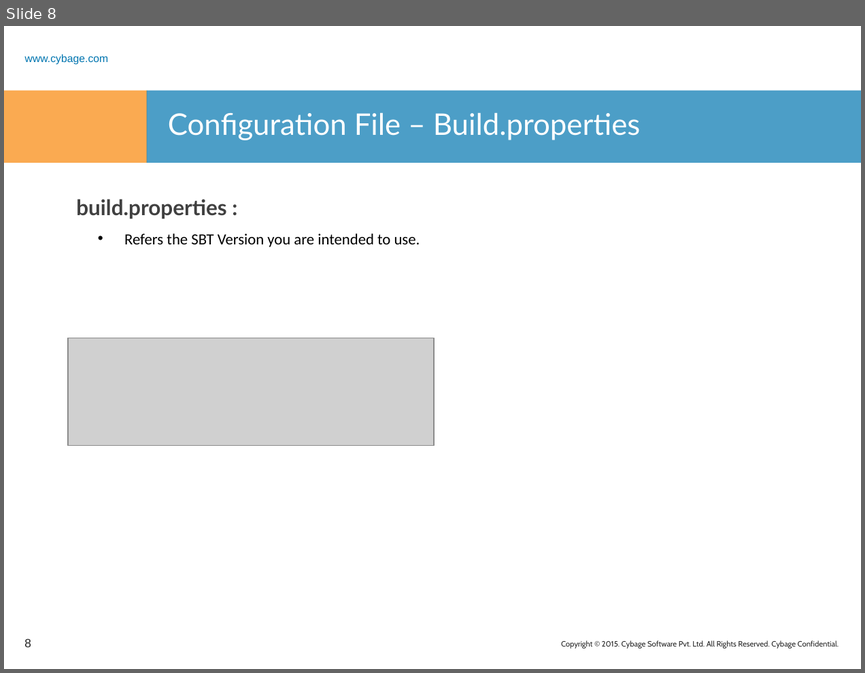
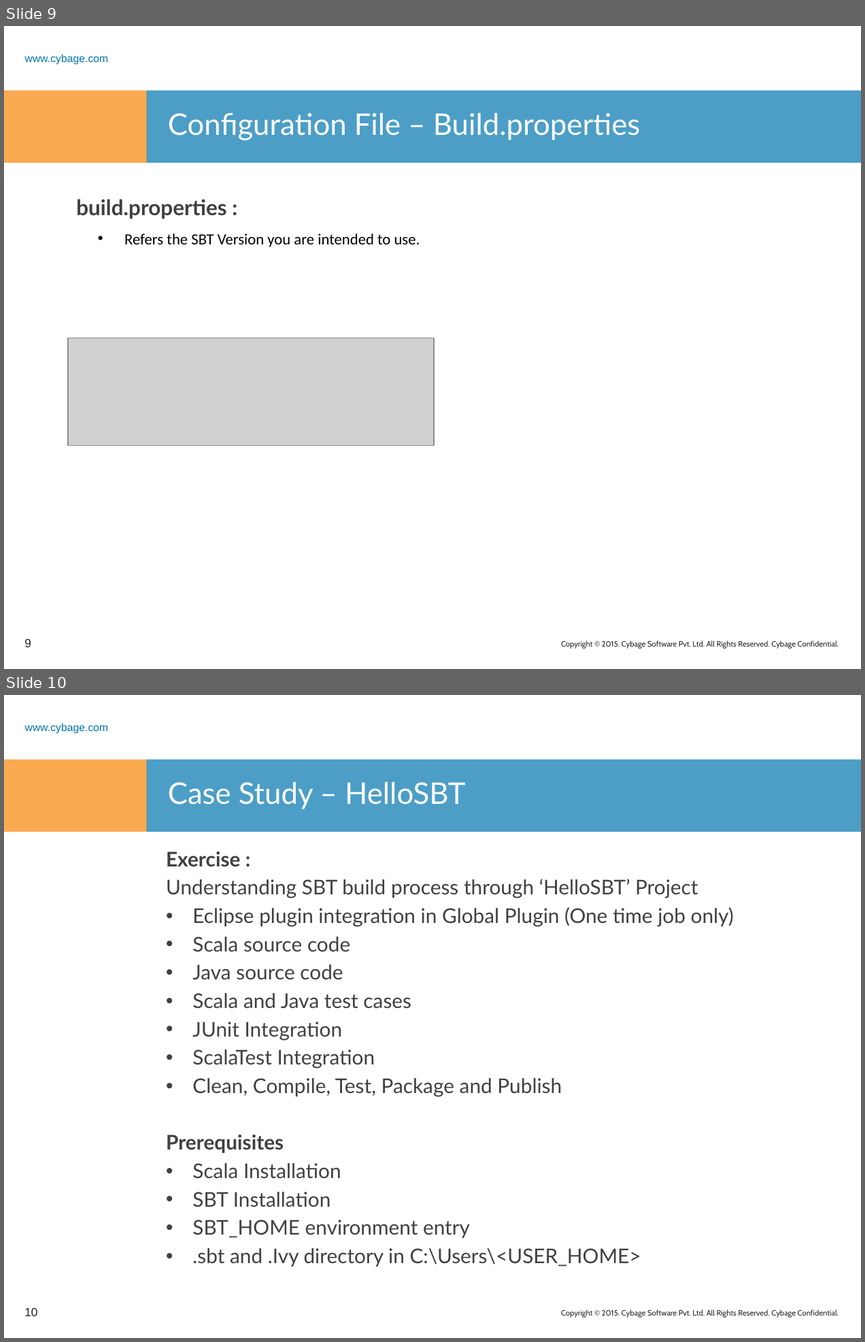
Before and after one commit to rashmitk/Documentation, a slide deck: SBT/SBT.pptx. Shown one above the other, each under a label of ours: slide 8 before the commit, slides 9 and 10 after it. The pictures are 865x673 and 865x1342 pixels, drawn with LibreOffice and Linux fonts; fonts in the diff are those of the drawing; grey boxes stand for pictures; background and template pictures are left out. Boxes give left, top, right and bottom in pixels: in the first picture for what was removed or moved away, otherwise in the second. Text is boxed around its words. In the diff, an @@ line names an element or a change of style, - is before the commit and + after.

Commit message:
Updated SBT docs and added CaseStudy_HelloSBT project

```diff
--- a/SBT/SBT.pptx
+++ b/SBT/SBT.pptx
@@ slide 10 added at (x1=4, y1=695, x2=861, y2=1338), background #FFFFFF; not listed: 4 template elements that a slide beside it also shows @@
@@ title added at (x1=168, y1=782, x2=466, y2=809), 25 pt, text #FFFFFF @@
+Case Study – HelloSBT
@@ text added at (x1=166, y1=851, x2=734, y2=1266), 17 pt, text #404040 @@
+Exercise :
+Understanding SBT build process through ‘HelloSBT’ Project
+• Eclipse plugin integration in Global Plugin (One time job only)
+• Scala source code
+• Java source code
+• Scala and Java test cases
+• JUnit Integration
+• ScalaTest Integration
+• Clean, Compile, Test, Package and Publish
+Prerequisites
+• Scala Installation
+• SBT Installation
+• SBT_HOME environment entry
+• .sbt and .Ivy directory in C:\Users\<USER_HOME>
@@ page number added at (x1=24, y1=1307, x2=37, y2=1316), 10 pt, text #262626 @@
+10
@@ what was slide 8 is now slide 9 @@
@@ page number at (x1=24, y1=639, x2=31, y2=647): text changed @@
-8
+9
```
Also in this commit, not shown: 1 slide changed, 2 other slides added, 1 slide removed, 12 other files.
